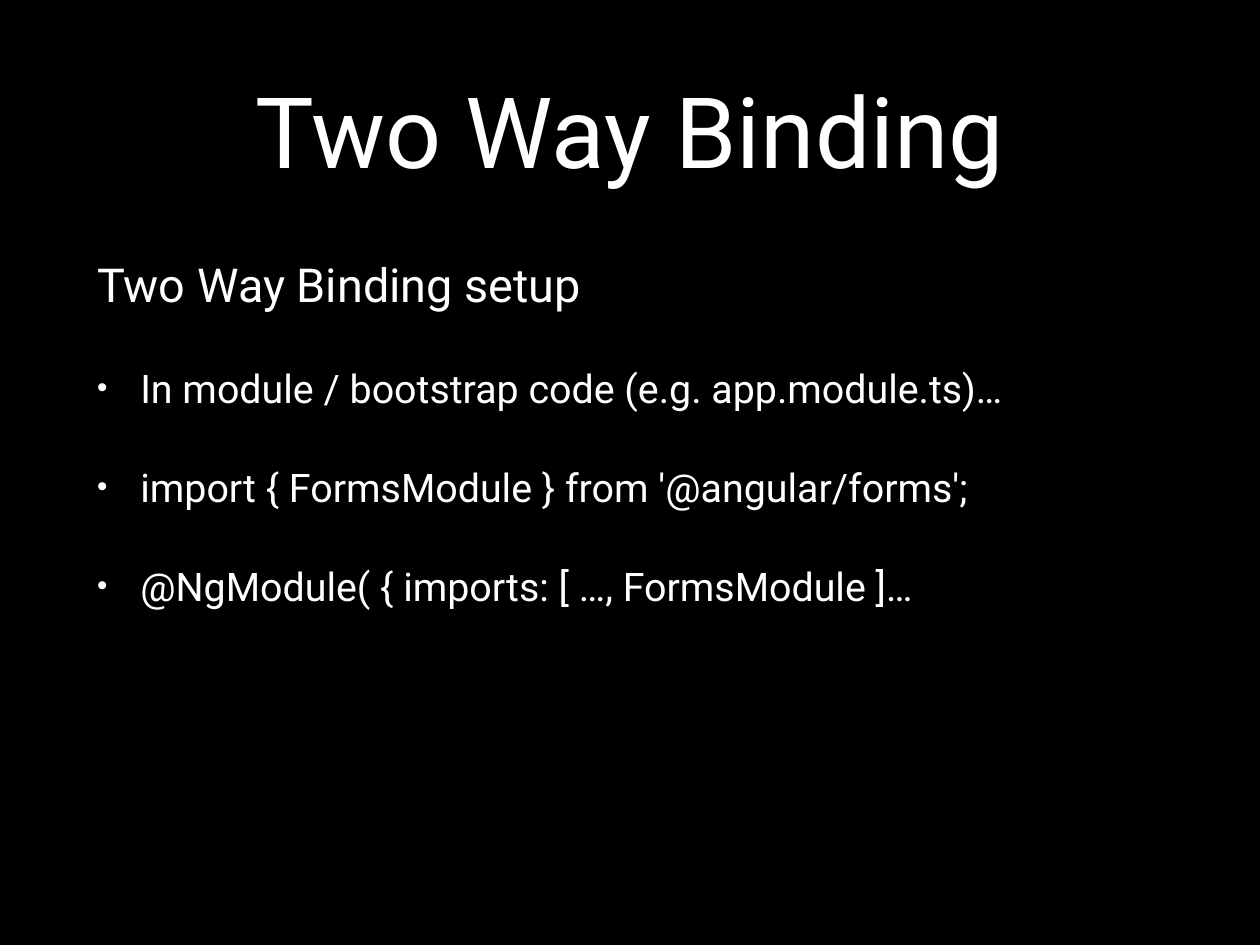
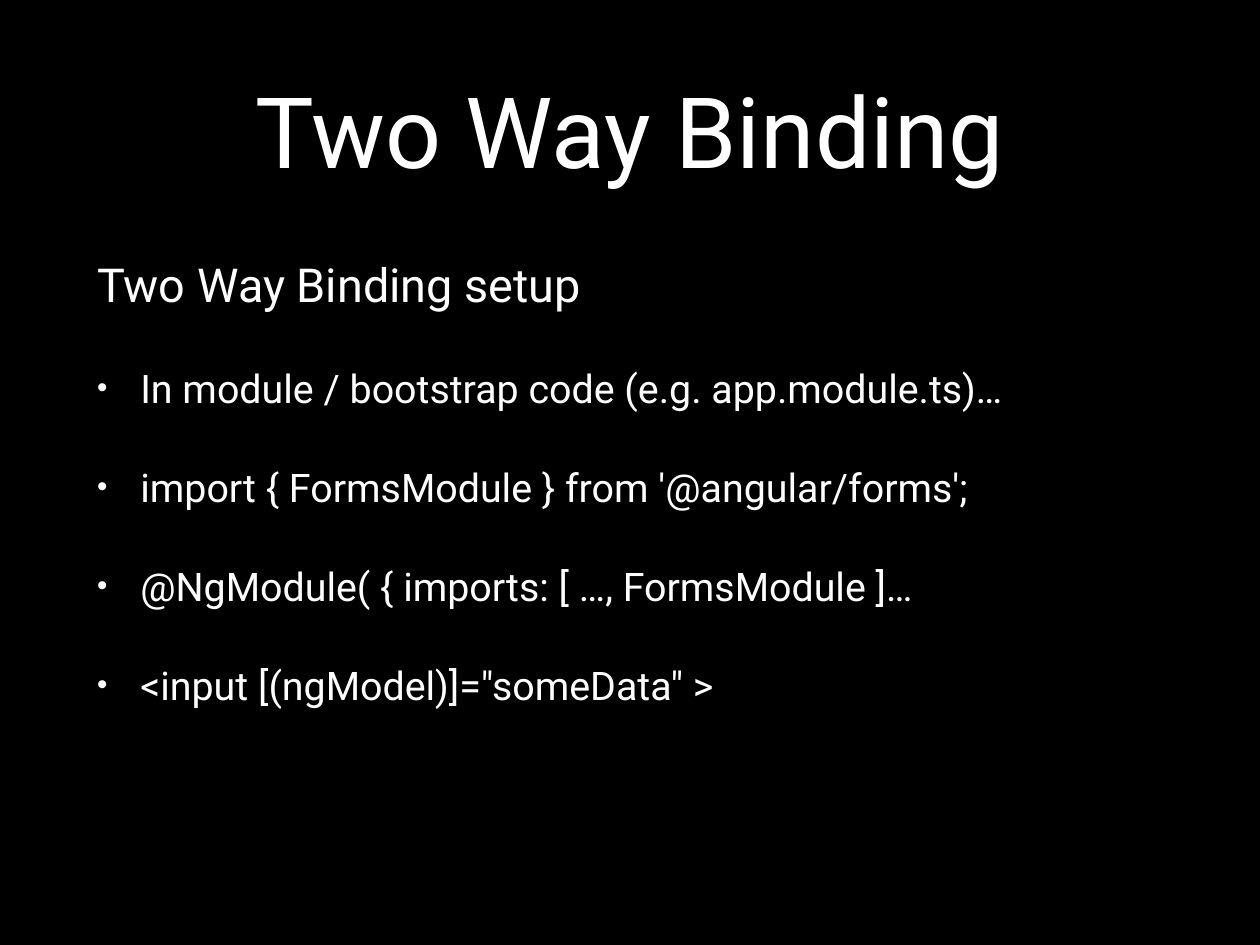
Before and after one commit to eliasjames/training-angular, a slide deck: slide 28 of slides/2.0/Angular 2.0 Slides Day 2.pptx. Drawn at 1260x945 pixels with LibreOffice and Linux fonts; fonts in the diff are those of the drawing. Boxes give left, top, right and bottom in pixels: in the first picture for what was removed or moved away, otherwise in the second. Text is boxed around its words. In the diff, an @@ line names an element or a change of style, - is before the commit and + after.

```diff
--- a/slides/2.0/Angular 2.0 Slides Day 2.pptx
+++ b/slides/2.0/Angular 2.0 Slides Day 2.pptx
@@ text at [140, 668, 683, 709]: paragraph added @@
+• <input [(ngModel)]="someData" >
```
Also in this commit, not shown: 2 other slides changed, 7 other files.
